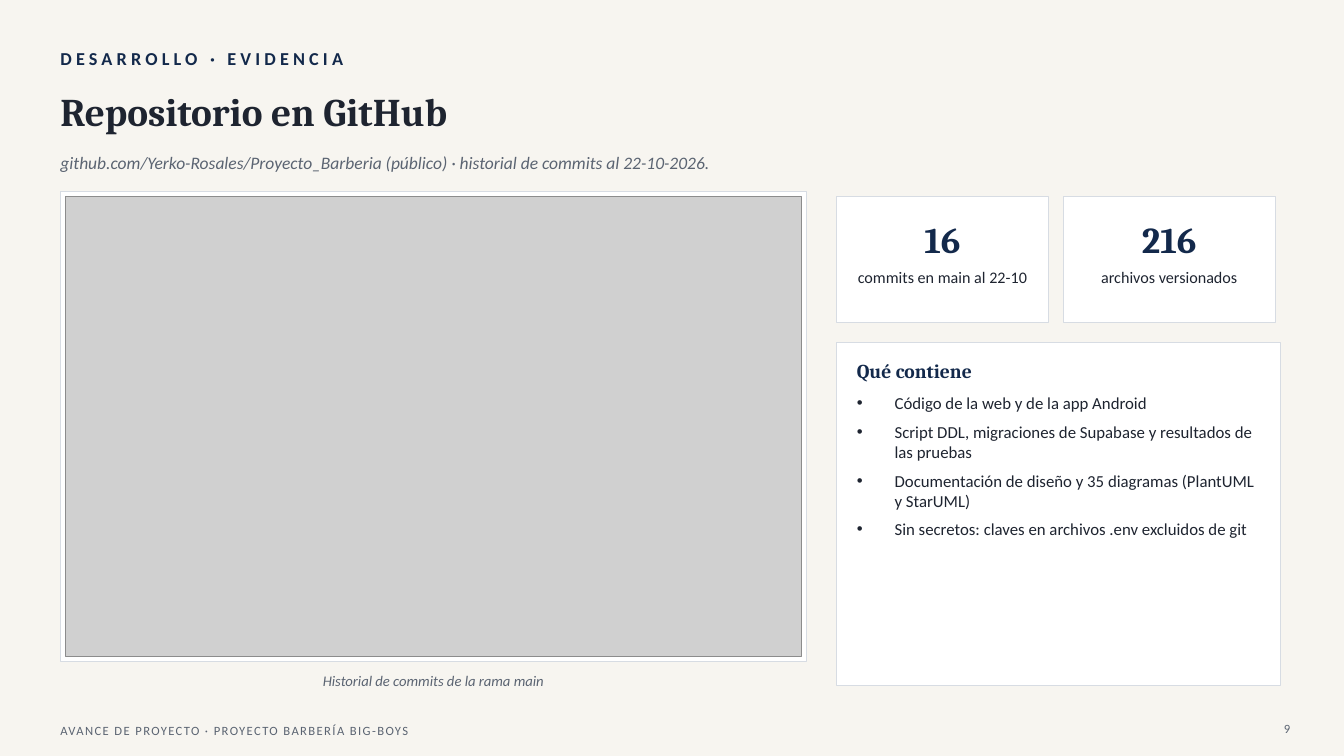
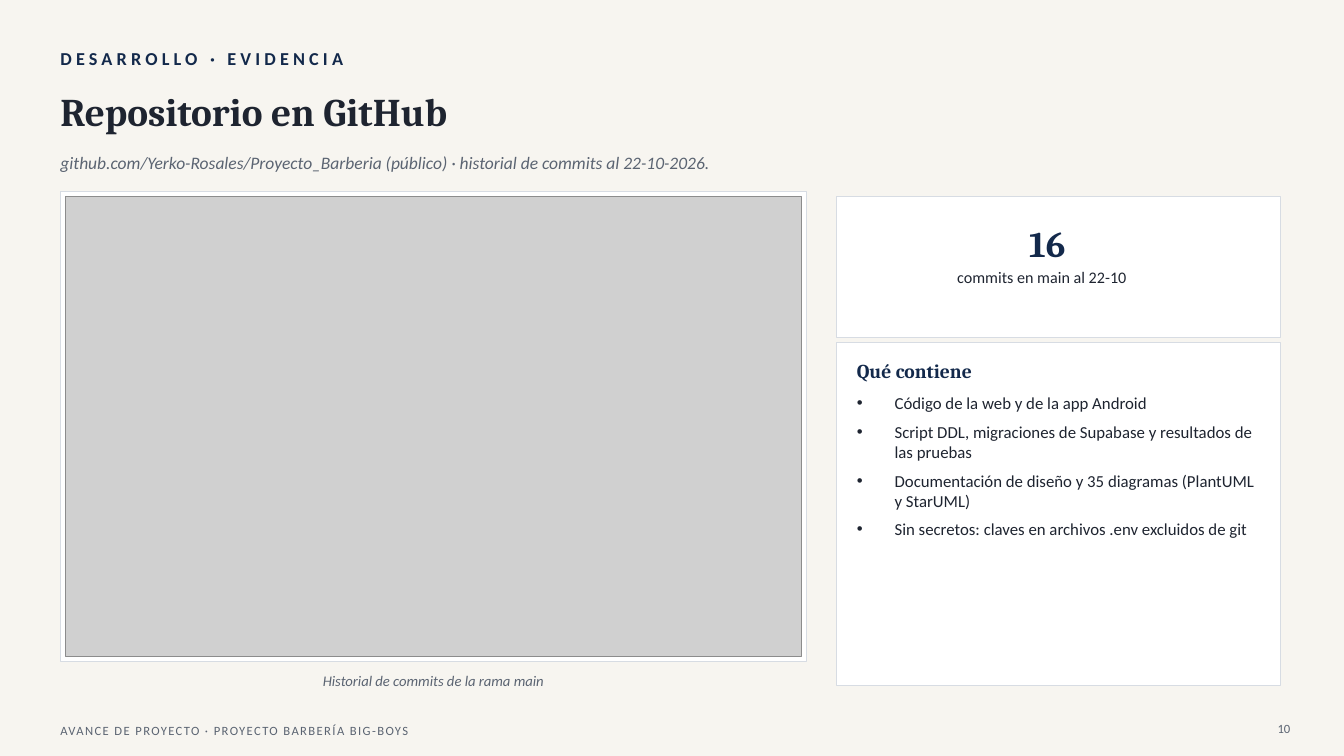
Before and after one commit to Yerko-Rosales/Proyecto_Barberia, a slide deck: slide 10 of Fase 2/Seguimiento semanal/Seguimiento_Roadmap_Proyecto_Barberia_22-10.pptx (slide 9 before the commit). Drawn at 1344x756 pixels with LibreOffice and Linux fonts; fonts in the diff are those of the drawing; grey boxes stand for pictures. Boxes give left, top, right and bottom in pixels: in the first picture for what was removed or moved away, otherwise in the second. Text is boxed around its words. In the diff, an @@ line names an element or a change of style, - is before the commit and + after.

```diff
--- a/Fase 2/Seguimiento semanal/Seguimiento_Roadmap_Proyecto_Barberia_22-10.pptx
+++ b/Fase 2/Seguimiento semanal/Seguimiento_Roadmap_Proyecto_Barberia_22-10.pptx
@@ rectangle: place and size @@
-rectangle at box(837, 197, 1049, 323)
+rectangle at box(837, 197, 1280, 338)
@@ text "16": place and size @@
-text "16" at box(924, 228, 960, 254)
+text "16" at box(1029, 232, 1065, 258)
@@ rectangle removed at box(1064, 197, 1275, 323) @@
@@ text removed at box(1142, 228, 1197, 254) @@
-216
@@ text "commits en main al 22-10": place and size @@
-text "commits en main al 22-10" at box(858, 271, 1027, 283)
+text "commits en main al 22-10" at box(957, 272, 1127, 283)
@@ text removed at box(1101, 271, 1238, 283) @@
-archivos versionados
@@ page number at box(1278, 725, 1291, 733): text changed @@
-9
+10
```
Also in this commit, not shown: 8 other slides changed, 3 slides added, 1 other file.
